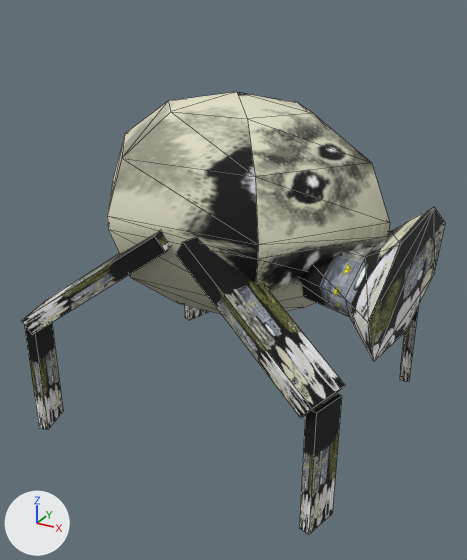
An edit to the FBX model I  am not Alone/Assets/Prefab/model/Zombie/ghostPlue.FBX, drawn before and after from the same camera.
Before and after are seen from a camera (50 mm lens) standing at (7.068, -1.173, 0.641) and looking at (6.598, -0.317, 0.213). Arrows for +X, +Y and +Z are at lower left; the lights stay in place. Mesh edges are drawn as thin lines. Where no turn or scale is listed for an object, it has been applied to the vertices.

Names of what the first picture shows: 'body001', 'leg009', 'leg010', 'leg012'.
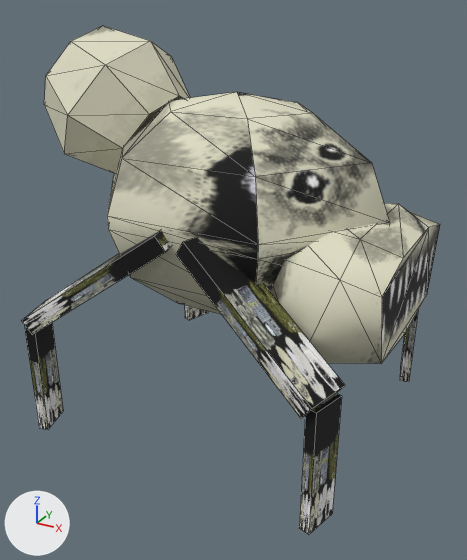
Pixel boxes [x1, y1, x2, y2] of what changed, in the pictures (467 x 560 px):
```json
{"object": "body001", "change": "reshaped", "before": [107, 92, 446, 362], "after": [44, 26, 440, 364], "on screen": "17% wider, 25% taller"}
{"part": 1, "of": "me_mesh", "change": "added", "after": [44, 26, 190, 174]}
{"part": 2, "of": "me_mesh", "change": "surface changed", "before": [299, 207, 446, 362], "after": [271, 203, 440, 364]}
```

Edits to the scene script, one JSON object a line:
```json
{"block": "me_mesh", "where": "# used by ob_body001; location = (6.598, -0.307, 0.165)"}
{"op": "remove", "block": "me_mesh", "code": "me_mesh.from_pydata(...)  # 59 vertices, 105 faces; spans x -0.245..0.285, y -0.205..0.204, z 0.0..0.347"}
{"op": "add", "block": "me_mesh", "code": "me_mesh.from_pydata(...)  # 84 vertices, 145 faces; spans x -0.343..0.285, y -0.167..0.167, z 0.0..0.432"}
{"block": "me_mesh", "change": "me_mesh part 1: a new loose piece of 25 vertices spanning x -0.343..-0.103, y -0.119..0.125, z 0.192..0.432, in mat_material__25 (picture img_karta_monstrikov_png)"}
{"block": "me_mesh", "change": "me_mesh part 2: 33 kept faces spanning x 0.053..0.285, y -0.162..0.161, z 0.006..0.185 get new texture (UV) coordinates"}
```
